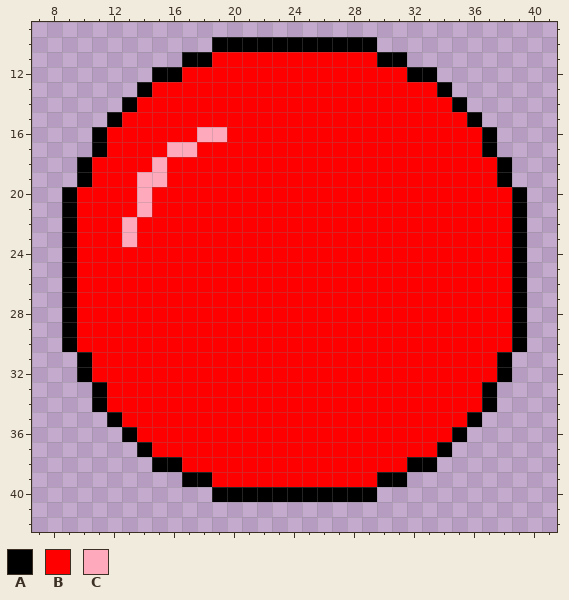
One commit to this pixel-art sprite: Assets/Project/Sprites/BubbleBooble/BubbleRoja.png. Above: the version before the commit.
The file is 50x50 pixels. Shown: x 7..41, y 9..42.
Palette (. is transparent): A #000000  B #fe0000  C #ffa9bd
Pixels before, first column x 9:
10 ..........AAAAAAAAAAA..........
11 ........AABBBBBBBBBBBAA........
12 ......AABBBBBBBBBBBBBBBAA......
13 .....ABBBBBBBBBBBBBBBBBBBA.....
14 ....ABBBBBBBBBBBBBBBBBBBBBA....
15 ...ABBBBBBBBBBBBBBBBBBBBBBBA...
16 ..ABBBBBBCCBBBBBBBBBBBBBBBBBA..
17 ..ABBBBCCBBBBBBBBBBBBBBBBBBBA..
18 .ABBBBCBBBBBBBBBBBBBBBBBBBBBBA.
19 .ABBBCCBBBBBBBBBBBBBBBBBBBBBBA.
20 ABBBBCBBBBBBBBBBBBBBBBBBBBBBBBA
21 ABBBBCBBBBBBBBBBBBBBBBBBBBBBBBA
22 ABBBCBBBBBBBBBBBBBBBBBBBBBBBBBA
23 ABBBCBBBBBBBBBBBBBBBBBBBBBBBBBA
24 ABBBBBBBBBBBBBBBBBBBBBBBBBBBBBA
25 ABBBBBBBBBBBBBBBBBBBBBBBBBBBBBA
26 ABBBBBBBBBBBBBBBBBBBBBBBBBBBBBA
27 ABBBBBBBBBBBBBBBBBBBBBBBBBBBBBA
28 ABBBBBBBBBBBBBBBBBBBBBBBBBBBBBA
29 ABBBBBBBBBBBBBBBBBBBBBBBBBBBBBA
30 ABBBBBBBBBBBBBBBBBBBBBBBBBBBBBA
31 .ABBBBBBBBBBBBBBBBBBBBBBBBBBBA.
32 .ABBBBBBBBBBBBBBBBBBBBBBBBBBBA.
33 ..ABBBBBBBBBBBBBBBBBBBBBBBBBA..
34 ..ABBBBBBBBBBBBBBBBBBBBBBBBBA..
35 ...ABBBBBBBBBBBBBBBBBBBBBBBA...
36 ....ABBBBBBBBBBBBBBBBBBBBBA....
37 .....ABBBBBBBBBBBBBBBBBBBA.....
38 ......AABBBBBBBBBBBBBBBAA......
39 ........AABBBBBBBBBBBAA........
40 ..........AAAAAAAAAAA..........
Now the later version:
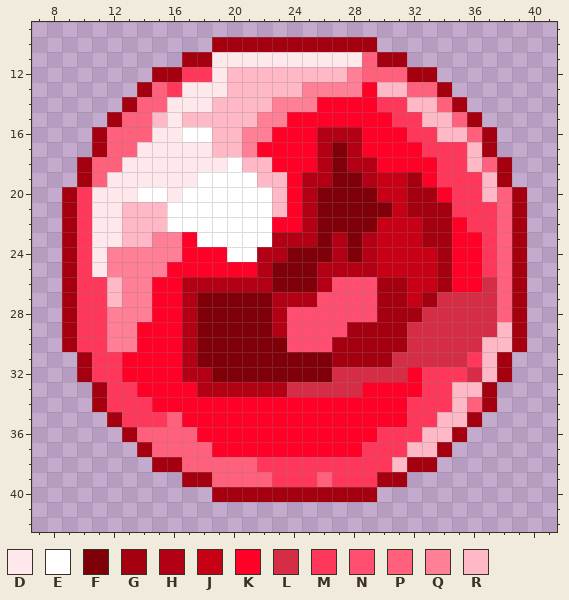
Colours new in this view: D #ffe8ec  E #ffffff  F #80000a  G #a50010  H #b40014  J #c70016  K #ff0026  L #d52d46  M #ff385b  N #ff4e6f  P #ff607c  Q #ff7f96  R #ffb9c6
Diff:
Changed rows in their new state; - is an unchanged pixel.
first column x 9:
10 ----------GGGGGGGGGGG----------
11 --------GGDDDDDDDDDDPGG--------
12 ------GGMMDRRRRRRRRQPPPGG------
13 -----GPMDDDRRRRRQQQQKRRPPG-----
14 ----GPPDDDRRRRQQQKKKKMMRRPG----
15 ---GPPRDRRRRRQQKKKKKKKMMRRPG---
16 --GPPPDDEERRQQKKKHHHKKKMMRRPG--
17 --GPPDDDDDRRQKKKKHFHKKKKMMMRG--
18 -GPPDDDDDDDERRKKKHFHHKKKKMMRPG-
19 -GPDDDDDDEEEERRKHHFFHJJGKMMMRG-
20 GMDDDEEDEEEEEERKHFFFFJJGGKMMRPG
21 GMDDRRREEEEEEERKHFFFFFJGGGMMMPG
22 GMDDRRREEEEEEEKKHFFFFJJJGGKMMPG
23 GMDDRRQQKEEEEEHHHFHFHJJJGGKKMPG
24 GMDQQQQQKKKEEHHFFFHFHJJJJGKKMPG
25 GMDQQQQKKKKKKHFFFHHHHJJJJGKKMPG
26 GMMRQQKKHHHHHHFFFHNNNGGJJGKKLPG
27 GMMRQQKKHFFFFFHHHNNNNGGJGLLLLPG
28 GMMQQQKKHFFFFFHNNNNNNGGGLLLLLPG
29 GMMQQKKKHFFFFFHNNNNGGGGLLLLLLRG
30 GMMQQKKKHFFFFFFNNNGGGGGLLLLLRRG
31 -GMMKKKKHFFFFFFFFFGGGGLLLLLMRG-
32 -GMMKKKKHHFFFFFFFFLLLLLKMMMLRG-
33 --GMMKKKKHHHHHHLLLLLKKKKMMRRG--
34 --GMMMKKKKKKKKKKKKKKKKKMMMRPG--
35 ---GMMMPKKKKKKKKKKKKKKKMMRRG---
36 ----GPPPPKKKKKKKKKKKKMMMRRG----
37 -----GPPPPKKKKKKKKKKMMMRRG-----
38 ------GGPPPPPMMMMMMMMMRGG------
39 --------GGPPPPMMMPMMMGG--------
40 ----------GGGGGGGGGGG----------
Boxes around the changes in both pictures, in picture pixels (x1, y1, x2, y2):
changed: (62, 37, 527, 502)
